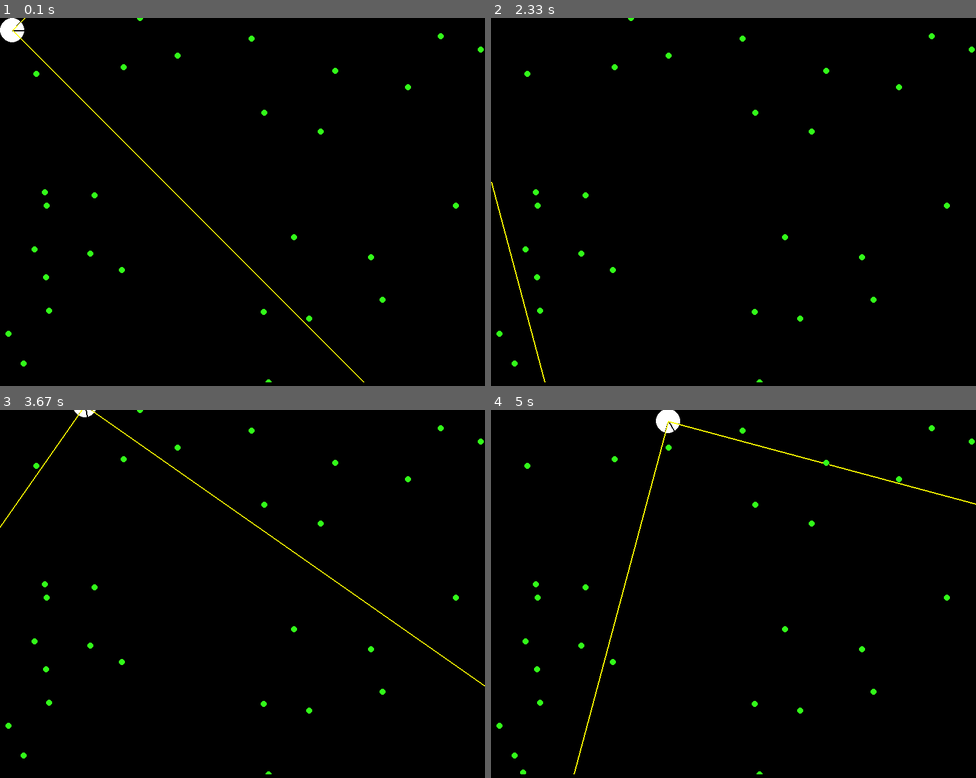
Above: before the commit, frames 1-4 (two rows, left to right).
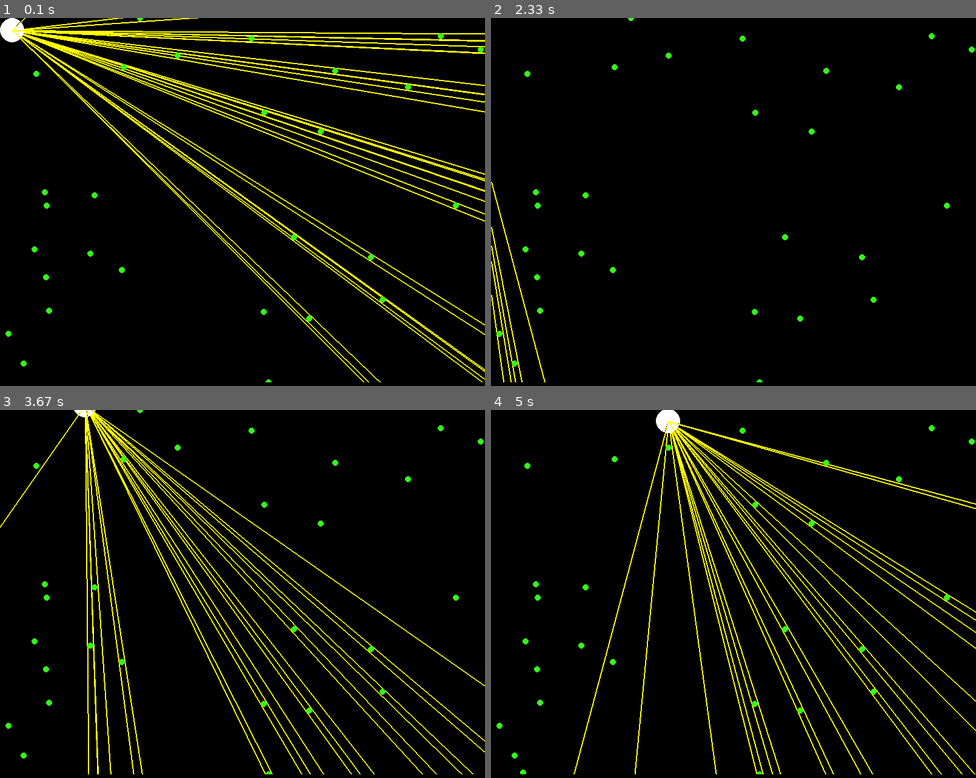
Above: after the commit, the same moments.

Repository: ZephyrSails/leben
Game: pygame game, started from game/main.py
Same seed, same stepped clock (60 frames per second), same inputs: the game is played once before the commit and once after it.
Inputs:
- Up to frame 1 (0.1 s): no input
- Up to frame 2 (2.33 s): hold Right 0.33-0.8 s; hold Up 0.83-1.13 s; hold Right 1.17-1.63 s; hold Left 1.67-2.2 s; hold Down from 2.23 s (still down)
- Up to frame 3 (3.67 s): release Down at 2.53 s; hold Left 2.57-2.97 s; hold Up 3-3.37 s; hold Right from 3.4 s (still down)
- Up to frame 4 (5 s): release Right at 4.03 s; hold Down 4.07-4.43 s; hold Left 4.47-4.93 s; hold Right from 4.97 s (still down)

The runs differ from the first frame. In frame 1, 6.9% of the frame differs, in the area x 2-100%, y 0-100%; in frame 2, 0.3%; in frame 3, 4.6%; in frame 4, 4.6%.

Commit message:
add vision line

Diff:
--- a/game/leben.py
+++ b/game/leben.py
@@ -12,6 +12,39 @@
 )
 
 
+def get_periphery_radians(x, y, a, b, r):
+    """
+    base: (x, y)
+    target: (a, b), r
+    """
+    if x == a and b == y:
+        return None, None
+    R = math.sqrt((b - y)**2 + (a - x)**2)
+    tan = r / R
+    radians_delta = math.atan(tan)
+
+    center_radians = math.pi * 1.5 if (a == x) else math.atan(
+        (b - y) / (a - x))
+    return (center_radians - radians_delta), (center_radians + radians_delta)
+
+
+def regulate_radians(radians):
+    return radians % (2 * math.pi)
+
+
+def radians_between(radians, left, right):
+    left = regulate_radians(left)
+    right = regulate_radians(right)
+    if right < left:
+        right += 2 * math.pi
+    radians = regulate_radians(radians)
+    radians2 = radians - 2 * math.pi
+    radians3 = radians + 2 * math.pi
+    assert right > left
+    print(left, radians, right)
+    return radians < right and radians > left or radians2 < right and radians2 > left or radians3 < right and radians3 > left
+
+
 class Move(Enum):
     F = 0  # move forward
     B = 1  # move backward
@@ -20,7 +53,7 @@
 
 
 class Leben(pygame.sprite.Sprite):
-    def __init__(self, screen):
+    def __init__(self, screen, environment_group):
         super(Leben, self).__init__()
         # environment
         self.screen = screen
@@ -60,11 +93,15 @@
 
         self.rect = self.surf.get_rect()
 
+        # environment
+        self.environment_group = environment_group
+
     def set_direction(self, degree):
-        self.dir_degree = degree % 360  # degree, 0~360, 0 is right, 90 is up
+        self.dir_degree = degree  # degree, 0~360, 0 is right, 90 is up
         self.dir_radians = math.radians(self.dir_degree)
-        self.dir_l_radians = math.radians(degree - self.mouth_degree % 360)
-        self.dir_r_radians = math.radians(degree + self.mouth_degree % 360)
+        self.dir_l_radians = math.radians(degree - self.mouth_degree)
+        self.dir_r_radians = math.radians(degree + self.mouth_degree)
+
         self.x_speed = self.speed * math.cos(self.dir_radians)
         self.y_speed = self.speed * math.sin(self.dir_radians)
 
@@ -87,6 +124,8 @@
             self.set_direction(self.dir_degree + self.turn_speed)
 
     def draw_mouth_line(self, radians):
+        # while radians < 0:
+        #     radians += math.pi
         pygame.draw.line(
             self.surf, self.bg_color, (int(self.x_init), int(self.y_init)),
             (int(self.x_init + self.radius * math.cos(radians)),
@@ -100,14 +139,28 @@
         self.draw_mouth_line(self.dir_r_radians)
 
     def draw_vision(self):
+        self.draw_vison_line_from_center(self.dir_l_radians)
+        self.draw_vison_line_from_center(self.dir_r_radians)
+
+        count = 0
+        for obj in self.environment_group:
+            l_radians, r_radians = get_periphery_radians(
+                self.x, self.y, obj.x, obj.y, obj.radius)
+            if l_radians == None:
+                continue
+
+            for radians in l_radians, r_radians:
+                if radians_between(radians, self.dir_l_radians,
+                                   self.dir_r_radians):
+                    count += 1
+                    self.draw_vison_line_from_center(radians)
+        print(count)
+
+    def draw_vison_line_from_center(self, radians):
         pygame.draw.line(
             self.screen, self.vision_color, (int(self.x), int(self.y)),
-            (int(self.x + self.vision_len * math.cos(self.dir_l_radians)),
-             int(self.y + self.vision_len * math.sin(self.dir_l_radians))), 2)
-        pygame.draw.line(
-            self.screen, self.vision_color, (int(self.x), int(self.y)),
-            (int(self.x + self.vision_len * math.cos(self.dir_r_radians)),
-             int(self.y + self.vision_len * math.sin(self.dir_r_radians))), 2)
+            (int(self.x + self.vision_len * math.cos(radians)),
+             int(self.y + self.vision_len * math.sin(radians))), 2)
 
     def print(self):
         print("[{:.2f}, {:.2f}, {:.2f}]".format(self.x, self.y,
@@ -122,5 +175,6 @@
             self.move(Move.L)
         if pressed_keys[K_RIGHT]:
             self.move(Move.R)
+
+        self.draw_mouth()
         self.draw_vision()
-        self.draw_mouth()
--- a/game/main.py
+++ b/game/main.py
@@ -21,10 +21,11 @@
 
     running = True
 
-    leben = Leben(game_screen)
+    pflanzen = pygame.sprite.Group()
+
+    leben = Leben(game_screen, pflanzen)
     leben_group = pygame.sprite.Group()
     leben_group.add(leben)
-    pflanzen = pygame.sprite.Group()
 
     def add_pflanze(pflanzen):
         pflanze = Pflanze(SCREEN_WIDTH, SCREEN_HEIGHT)
@@ -42,7 +43,6 @@
                 running = False
 
         pressed_keys = pygame.key.get_pressed()
-
 
         game_screen.fill((0, 0, 0))
         leben.update(pressed_keys)
--- a/game/pflanze.py
+++ b/game/pflanze.py
@@ -10,8 +10,10 @@
 
         self.radius = 5
         self.color = (50, 250, 25)
+        self.bg_color = (0, 0, 0)
 
         self.surf = pygame.Surface((self.radius * 2, self.radius * 2))
+        self.surf.set_colorkey(self.bg_color)
         self.rect = self.surf.get_rect(center=(
             self.x,
             self.y,
